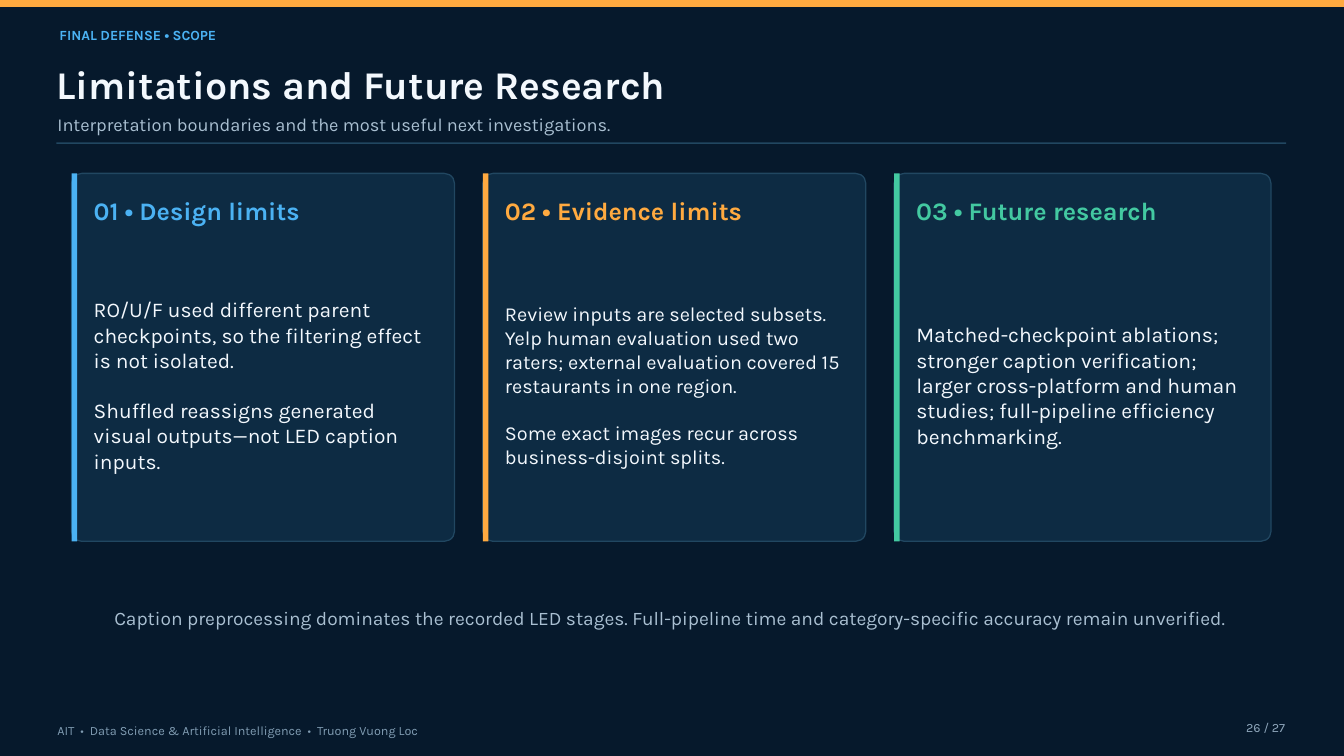
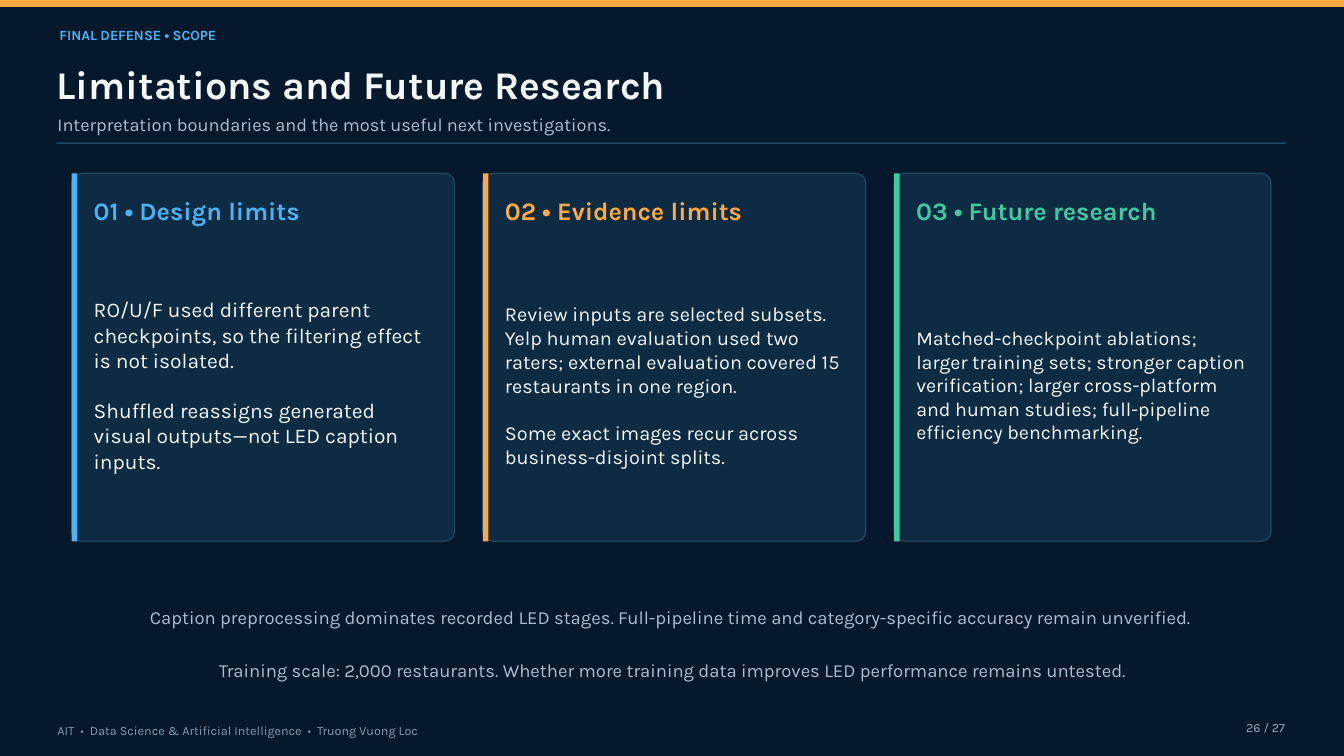
Before and after one commit to vltruong01/restaurant-summarization-thesis, a slide deck: slide 26 of thesis/thesis_slides.pptx. Drawn at 1344x756 pixels with LibreOffice and Linux fonts; fonts in the diff are those of the drawing. Boxes give left, top, right and bottom in pixels: in the first picture for what was removed or moved away, otherwise in the second. Text is boxed around its words. In the diff, an @@ line names an element or a change of style, - is before the commit and + after.

```diff
--- a/thesis/thesis_slides.pptx
+++ b/thesis/thesis_slides.pptx
@@ text at bbox=[916, 331, 1245, 444]: text changed; size 15.1 to 14 pt @@
-Matched-checkpoint ablations; stronger caption verification; larger cross-platform and human studies; full-pipeline efficiency benchmarking.
+Matched-checkpoint ablations; larger training sets; stronger caption verification; larger cross-platform and human studies; full-pipeline efficiency benchmarking.
@@ text at bbox=[150, 611, 1190, 629]: text changed; size 13.7 to 13.2 pt @@
-Caption preprocessing dominates the recorded LED stages. Full-pipeline time and category-specific accuracy remain unverified.
+Caption preprocessing dominates recorded LED stages. Full-pipeline time and category-specific accuracy remain unverified.
@@ text added at bbox=[219, 664, 1125, 682], 13.2 pt, text #AAC0D2 @@
+Training scale: 2,000 restaurants. Whether more training data improves LED performance remains untested.
```
Also in this commit, not shown: 6 other slides changed, 2 other files.
